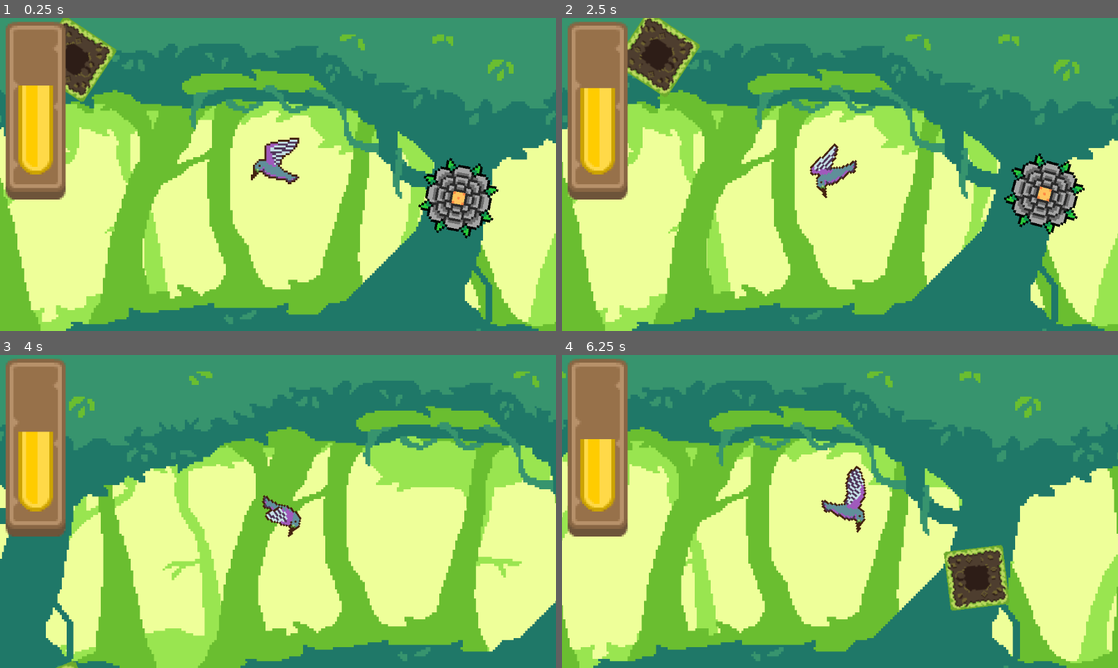
Above: before the commit, frames 1-4 (two rows, left to right).
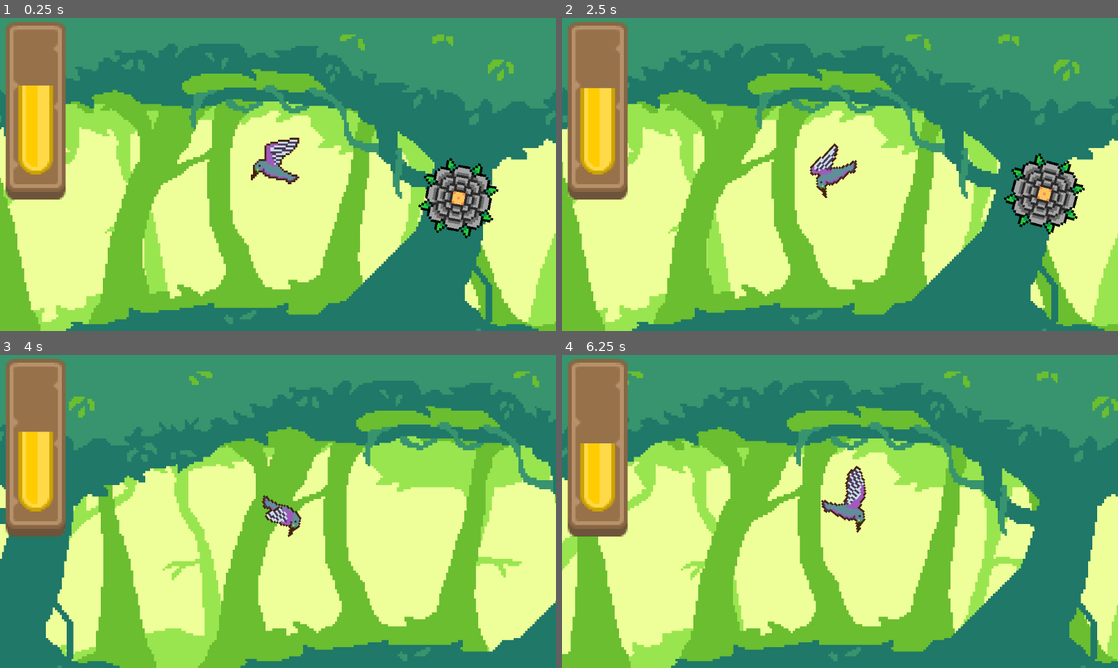
Above: after the commit, the same moments.

Repository: GuyWithaPC/HummingbirdSimulator
Game: Godot game, scene res://Scenes/MainLevel.tscn
Two runs of this game, one before a commit and one after it. Both use one fixed random seed, a clock stepped at 60 frames per second and the inputs below.
Inputs:
- Up to frame 1 (0.25 s): no input
- Up to frame 2 (2.5 s): hold D (right) 0.53-2.03 s; tap W (up) at 0.77, 1.52 s; hold A (left) from 2.03 s (still down)
- Up to frame 3 (4 s): release A (left) at 2.78 s; hold D (right) from 2.78 s (still down); tap W (up) at 3.02, 3.77 s
- Up to frame 4 (6.25 s): release D (right) at 4.28 s; hold A (left) 4.28-5.03 s; tap W (up) at 4.52, 6.02 s; hold D (right) 5.03-5.78 s; hold A (left) from 5.78 s (still down)

The runs differ from the first frame. In frame 1, 1.5% of the frame differs, in the area x 10-21%, y 0-27%; in frame 2, 2.1%; in frame 3, less than 0.1%; in frame 4, 49%, in the area x 0-100%, y 5-100%.
Error after the commit: Modulo by zero error in operator '%'. (res://Scripts/procedural.gd:56)

Commit message:
Added/fixed more procedural stuff

Diff:
--- a/Scenes/MainLevel.tscn
+++ b/Scenes/MainLevel.tscn
@@ -1,14 +1,19 @@
-[gd_scene load_steps=5 format=3 uid="uid://b5uuw6bwj521h"]
+[gd_scene load_steps=10 format=3 uid="uid://b5uuw6bwj521h"]
 
 [ext_resource type="Script" path="res://Scripts/procedural.gd" id="1_jcke4"]
 [ext_resource type="PackedScene" uid="uid://r47hkyg65bmd" path="res://Prefabs/Player.tscn" id="1_un6jl"]
 [ext_resource type="PackedScene" uid="uid://b38pm48rbg6no" path="res://Prefabs/Flower.tscn" id="3_0rdn6"]
 [ext_resource type="PackedScene" uid="uid://decahkqp48smp" path="res://Prefabs/SquareObstacle.tscn" id="3_rjh5f"]
+[ext_resource type="PackedScene" uid="uid://emf717lbie4p" path="res://Prefabs/ShortWall.tscn" id="4_hqpi4"]
+[ext_resource type="PackedScene" uid="uid://bjqs822sr3wey" path="res://Prefabs/LPiece.tscn" id="5_4atcr"]
+[ext_resource type="PackedScene" uid="uid://bbpllxawcxru6" path="res://Prefabs/LongWall.tscn" id="6_0pu08"]
+[ext_resource type="PackedScene" uid="uid://5fqsgyhxgajn" path="res://Prefabs/TPiece.tscn" id="7_c4lwf"]
+[ext_resource type="PackedScene" uid="uid://da0mtqfosmlwv" path="res://Prefabs/UShape.tscn" id="8_ol31d"]
 
 [node name="MainLevel" type="Node2D"]
 script = ExtResource("1_jcke4")
-Obstacles = Array[PackedScene]([ExtResource("3_0rdn6"), ExtResource("3_rjh5f")])
-flower_density = 10
+Obstacles = Array[PackedScene]([ExtResource("3_0rdn6"), ExtResource("3_rjh5f"), ExtResource("4_hqpi4"), ExtResource("5_4atcr"), ExtResource("6_0pu08"), ExtResource("7_c4lwf"), ExtResource("8_ol31d")])
+flower_density = 30
 
 [node name="Player" parent="." instance=ExtResource("1_un6jl")]
 
--- a/Scripts/procedural.gd
+++ b/Scripts/procedural.gd
@@ -1,7 +1,6 @@
 class_name procedural
 extends WorldGenerator
 
-# TODO: What the hell is this?
 # @export var Flower: PackedScene
 @export var Obstacles: Array[PackedScene]
 @export var flower_density := 3
@@ -16,8 +15,7 @@
 @onready var _subsector_margin := _subsector_base_size * subsector_margin_proportion
 @onready var _subsector_size := _subsector_base_size - _subsector_margin * 2
 
-# TODO: Should be a tilemap thingy
-@onready var _grid_drawer := $GridDrawer
+# @onready var _grid_drawer := $GridDrawer
 @onready var _player := $Player
 
 
--- a/Scripts/worldgenerator.gd
+++ b/Scripts/worldgenerator.gd
@@ -17,7 +17,7 @@
 @export var sector_axis_count := 10
 ## Seed to generate the world. We will use a hash function to convert it to a unique number for each sector. See the `make_seed_for()` function below.
 ## This makes the world generation deterministic.
-@export var start_seed := "world_generation"
+@onready var start_seed := randf()
 
 ## This dictionary can store important data about any generated sector, or even custom data for persistent worlds.
 var _sectors := {}
